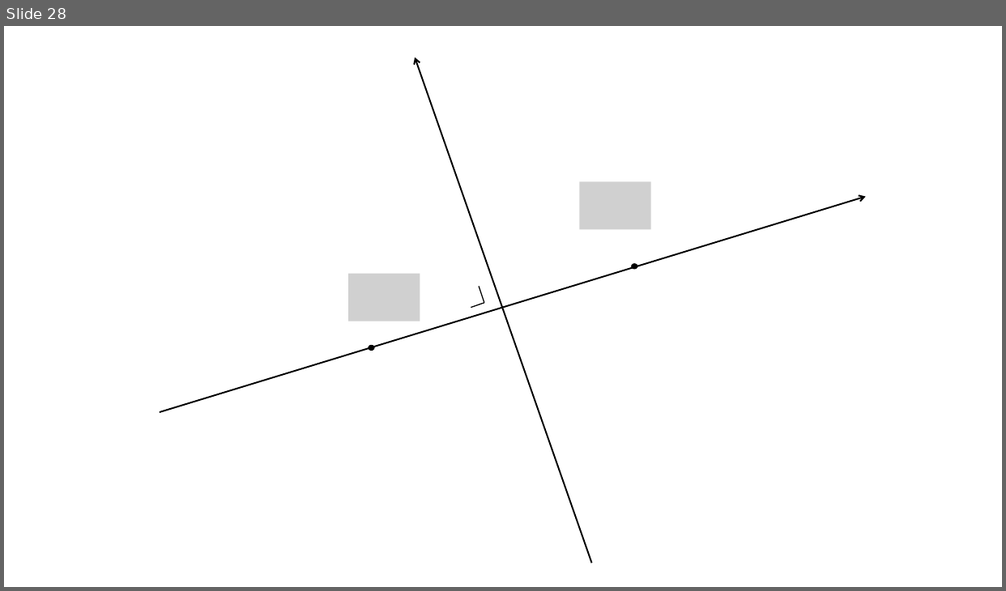
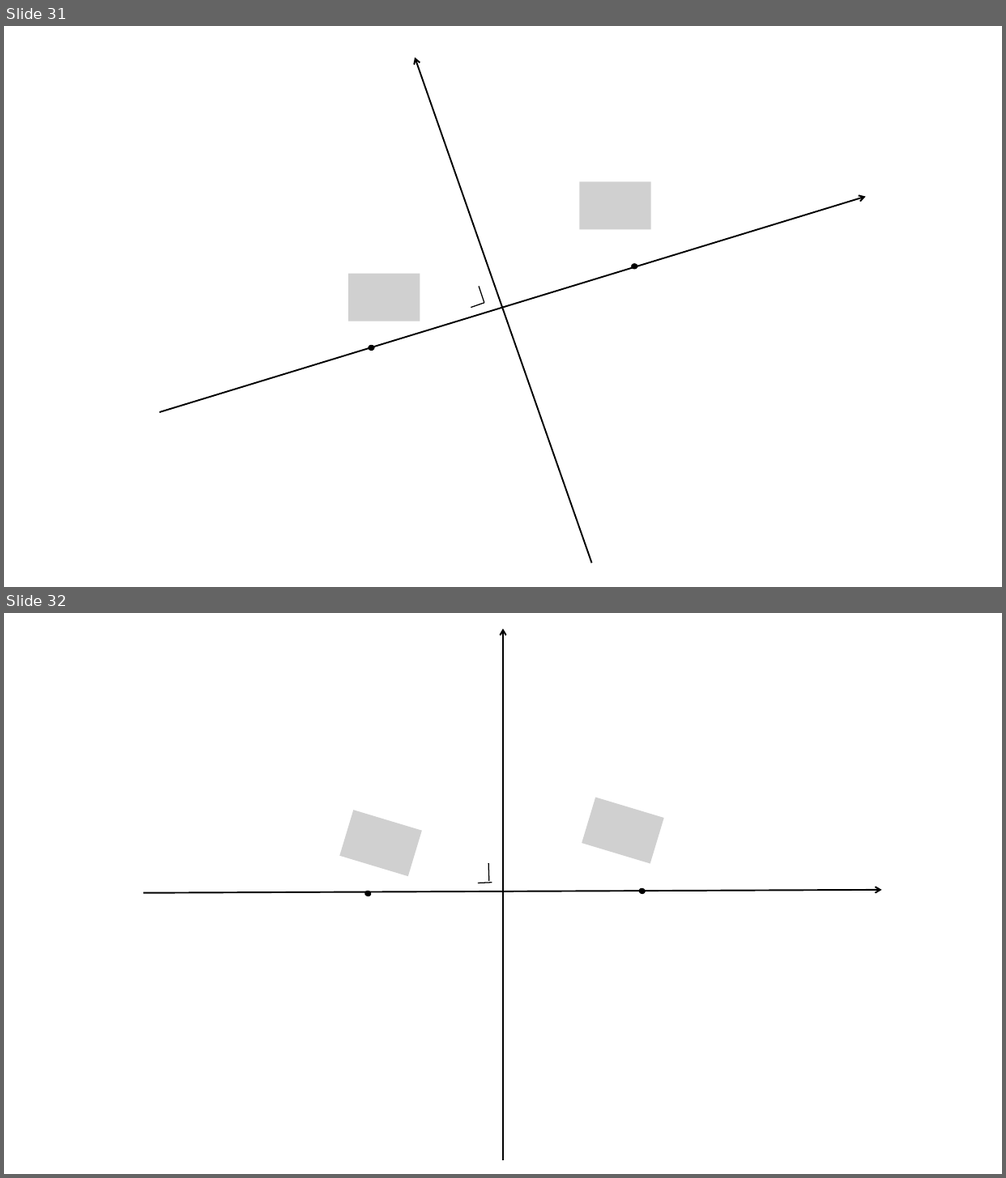
Before and after one commit to tranmidsummer/Teaching, a slide deck: Coniques/2_slides_coniques.pptx. Shown one above the other, each under a label of ours: slide 28 before the commit, slides 31 and 32 after it. The pictures are 1006x591 and 1006x1178 pixels, drawn with LibreOffice and Linux fonts; fonts in the diff are those of the drawing; grey boxes stand for pictures; background and template pictures are left out. Boxes give left, top, right and bottom in pixels: in the first picture for what was removed or moved away, otherwise in the second. Text is boxed around its words. In the diff, an @@ line names an element or a change of style, - is before the commit and + after.

```diff
--- a/Coniques/2_slides_coniques.pptx
+++ b/Coniques/2_slides_coniques.pptx
@@ slide 32 added at (x1=4, y1=613, x2=1002, y2=1174), background picture (left out) @@
@@ arrow added from (503, 1161) to (503, 628), #000000 1.5 pt @@
@@ picture added at (x1=582, y1=798, x2=664, y2=864) @@
@@ picture added at (x1=340, y1=811, x2=423, y2=877) @@
@@ line added from (488, 864) to (489, 881), #000000 1 pt @@
@@ arrow added from (143, 893) to (882, 890), #000000 1.5 pt @@
@@ ellipse added at (x1=364, y1=890, x2=373, y2=897), fill #000000 @@
@@ line added from (492, 883) to (478, 884), #000000 1 pt @@
@@ ellipse added at (x1=638, y1=888, x2=646, y2=896), fill #000000 @@
@@ what was slide 28 is now slide 31 @@
```
Also in this commit, not shown: 7 slides changed, 8 other slides added, 1 slide removed, 4 other files.
